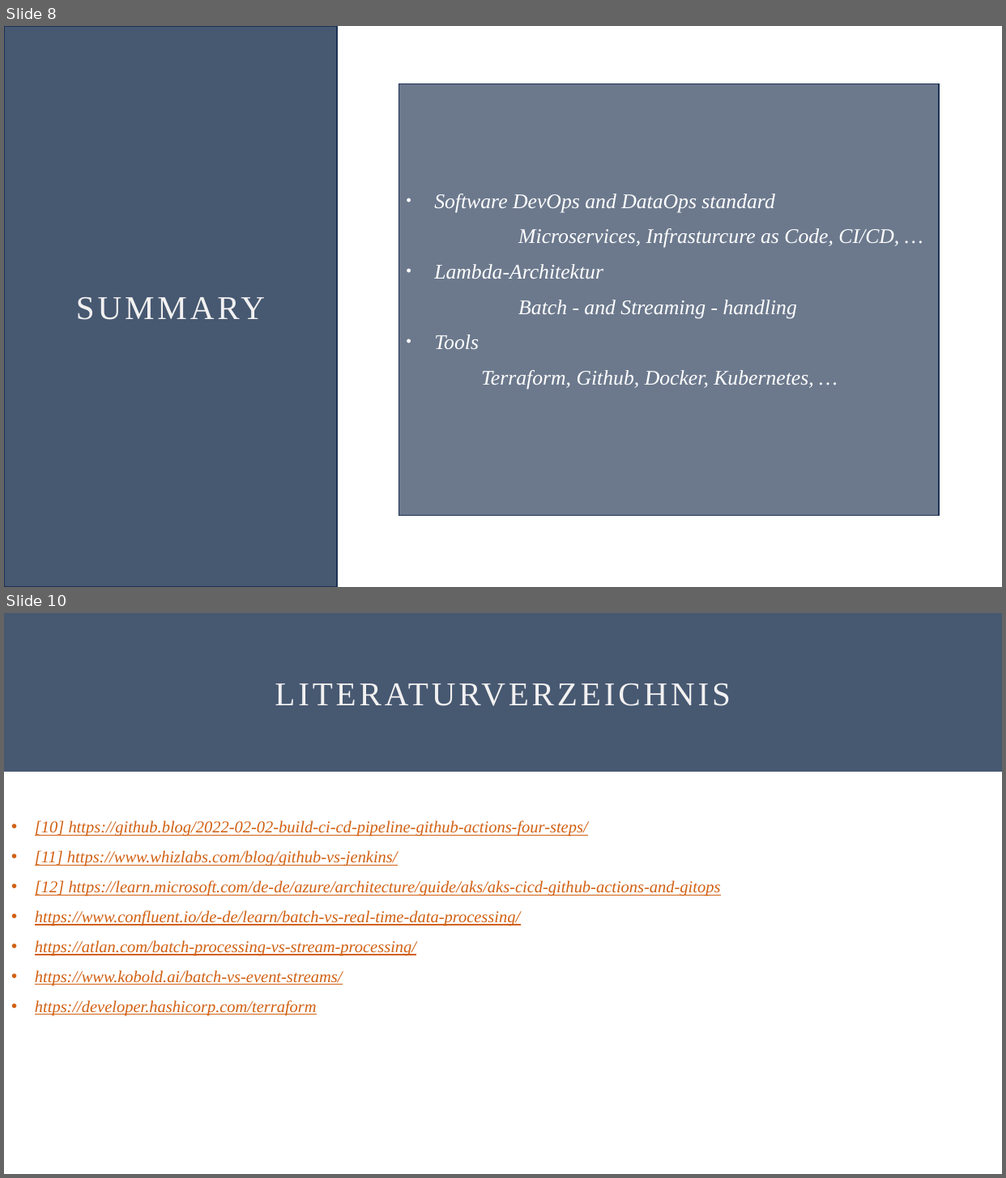
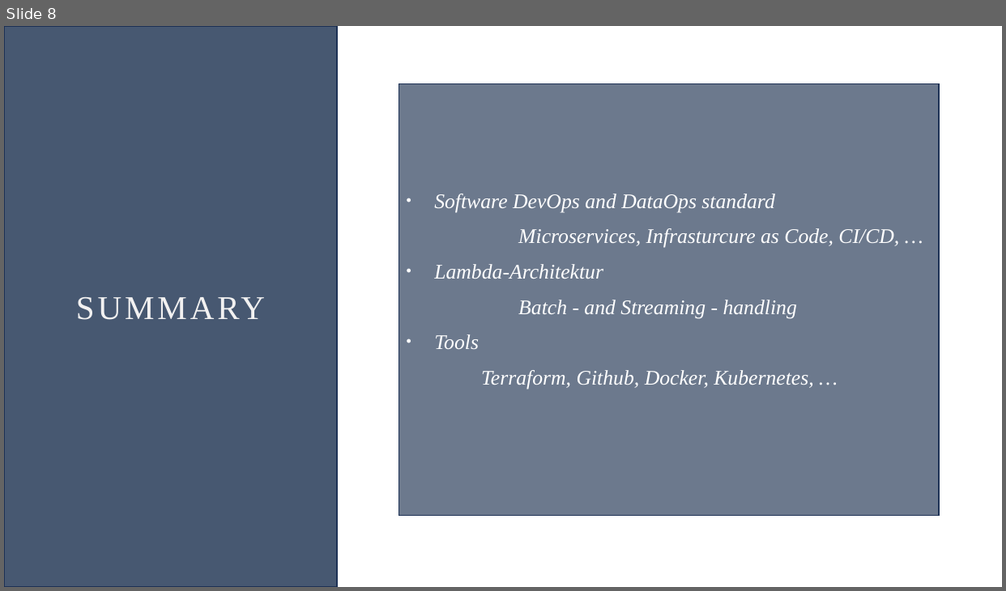
Before and after one commit to Oddl42/DLMCSITSDS01_IT_Sicherheit, a slide deck: Aufgabe/DLMCSITSDS01_Willkens_IU14073577_TLS_20240530.pptx. Shown one above the other, each under a label of ours: slides 8 and 10 before the commit, slide 8 after it; the slides between them are not shown. The pictures are 1006x1178 and 1006x591 pixels, drawn with LibreOffice and Linux fonts; fonts in the diff are those of the drawing. Boxes give left, top, right and bottom in pixels: in the first picture for what was removed or moved away, otherwise in the second. Text is boxed around its words. In the diff, an @@ line names an element or a change of style, - is before the commit and + after.

```diff
--- a/Aufgabe/DLMCSITSDS01_Willkens_IU14073577_TLS_20240530.pptx
+++ b/Aufgabe/DLMCSITSDS01_Willkens_IU14073577_TLS_20240530.pptx
@@ slide 10 removed at (x1=4, y1=613, x2=1002, y2=1174), background #FFFFFF @@
@@ rectangle removed at (x1=4, y1=613, x2=1002, y2=771) @@
-LITERATURVERZEICHNIS
@@ text removed at (x1=35, y1=820, x2=721, y2=1016) @@
-• [10] https://github.blog/2022-02-02-build-ci-cd-pipeline-github-actions-four-steps/
-• [11] https://www.whizlabs.com/blog/github-vs-jenkins/
-• [12] https://learn.microsoft.com/de-de/azure/architecture/guide/aks/aks-cicd-github-actions-and-gitops
-• https://www.confluent.io/de-de/learn/batch-vs-real-time-data-processing/
-• https://atlan.com/batch-processing-vs-stream-processing/
-• https://www.kobold.ai/batch-vs-event-streams/
-• https://developer.hashicorp.com/terraform
```
Also in this commit, not shown: 3 slides added, 3 other slides removed.
